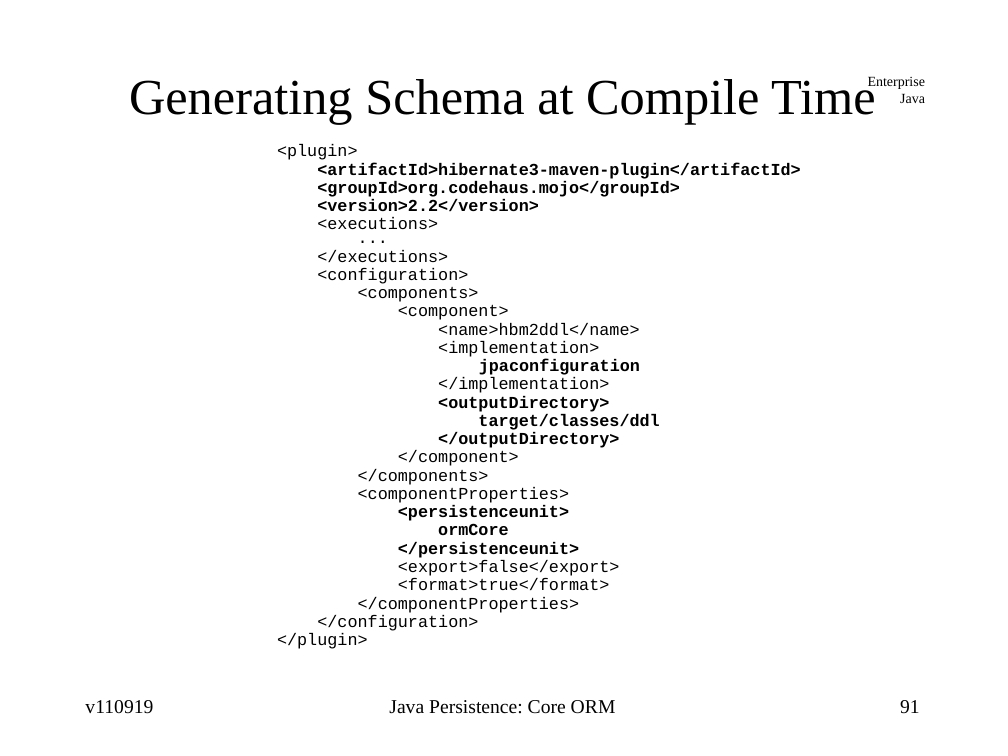
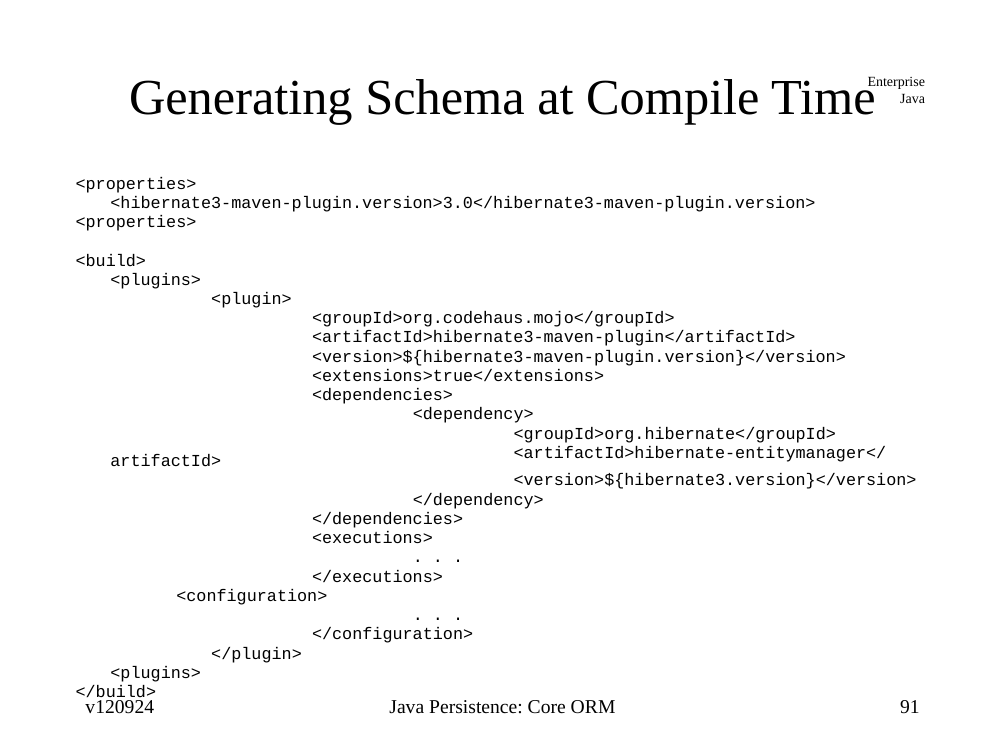
Before and after one commit to jcstaff/ejava-javaee, a slide deck: slide 91 of ormCore/src/site/resources/lectures/ormCore.ppt. Drawn at 1008x756 pixels with LibreOffice and Linux fonts; fonts in the diff are those of the drawing. Boxes give left, top, right and bottom in pixels: in the first picture for what was removed or moved away, otherwise in the second. Text is boxed around its words. In the diff, an @@ line names an element or a change of style, - is before the commit and + after.

Commit message:
updated plugin details

```diff
--- a/ormCore/src/site/resources/lectures/ormCore.ppt
+++ b/ormCore/src/site/resources/lectures/ormCore.ppt
@@ text at bbox=[76, 177, 815, 289]: paragraphs added @@
+<properties>
+<hibernate3-maven-plugin.version>3.0</hibernate3-maven-plugin.version>
+<properties>
+<build>
+<plugins>
@@ text at bbox=[76, 177, 917, 663]: text changed @@
-        ...
+. . .
@@ text at bbox=[76, 177, 917, 663]: paragraphs added @@
+<plugins>
+</build>
@@ text at bbox=[176, 292, 795, 663]: bold off in "<artifactId>hibernate3-maven-plugin</artifactId>"; line spacing 0.35 to 0.4 @@
@@ text at bbox=[358, 287, 659, 613]: text changed @@
-<components>
-<component>
-<name>hbm2ddl</name>
-<implementation>
-jpaconfiguration
-</implementation>
-<outputDirectory>
-target/classes/ddl
-</outputDirectory>
-</component>
-</components>
-<componentProperties>
-<persistenceunit>
-ormCore
-</persistenceunit>
-<export>false</export>
-<format>true</format>
-</componentProperties>
+. . .
@@ text at bbox=[312, 311, 675, 327]: paragraph added @@
+<groupId>org.codehaus.mojo</groupId>
@@ text at bbox=[312, 350, 917, 528]: text changed; bold off @@
-<groupId>org.codehaus.mojo</groupId>
-<version>2.2</version>
+<version>${hibernate3-maven-plugin.version}</version>
+<extensions>true</extensions>
+<dependencies>
+<dependency>
+<groupId>org.hibernate</groupId>
+<artifactId>hibernate-entitymanager</artifactId>
+<version>${hibernate3.version}</version>
+</dependency>
+</dependencies>
@@ text at bbox=[85, 700, 154, 714]: text changed @@
-v110919
+v120924
```
Also in this commit, not shown: 95 other slides changed, 1 slide added, 1 slide removed.
